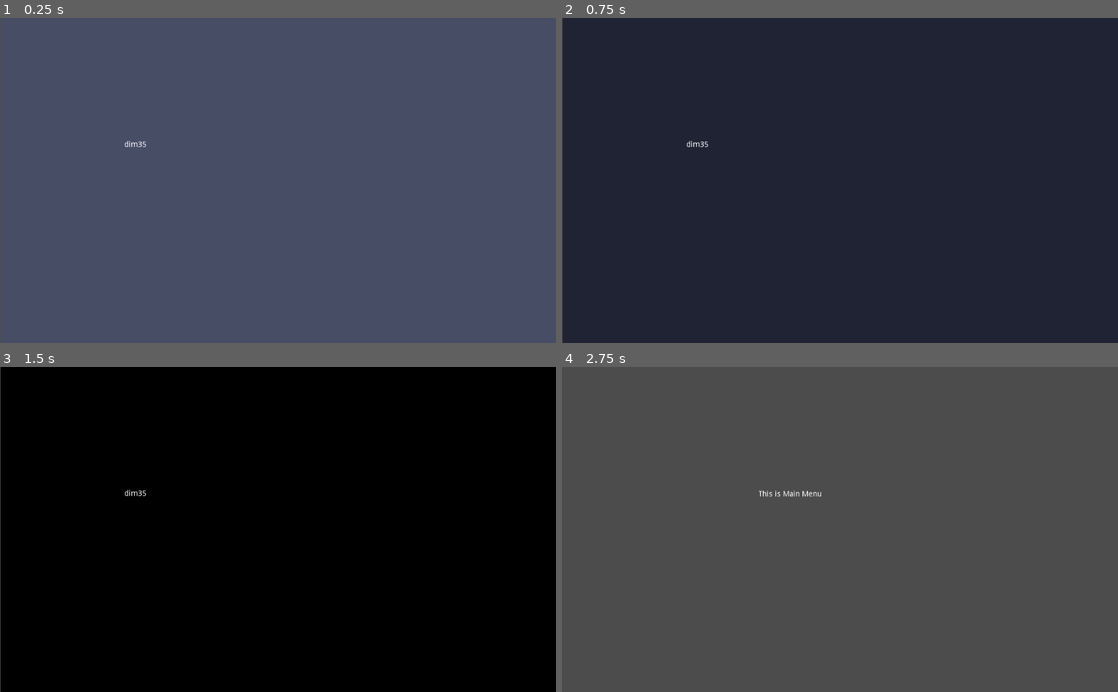
Above: before the commit, frames 1-4 (two rows, left to right).
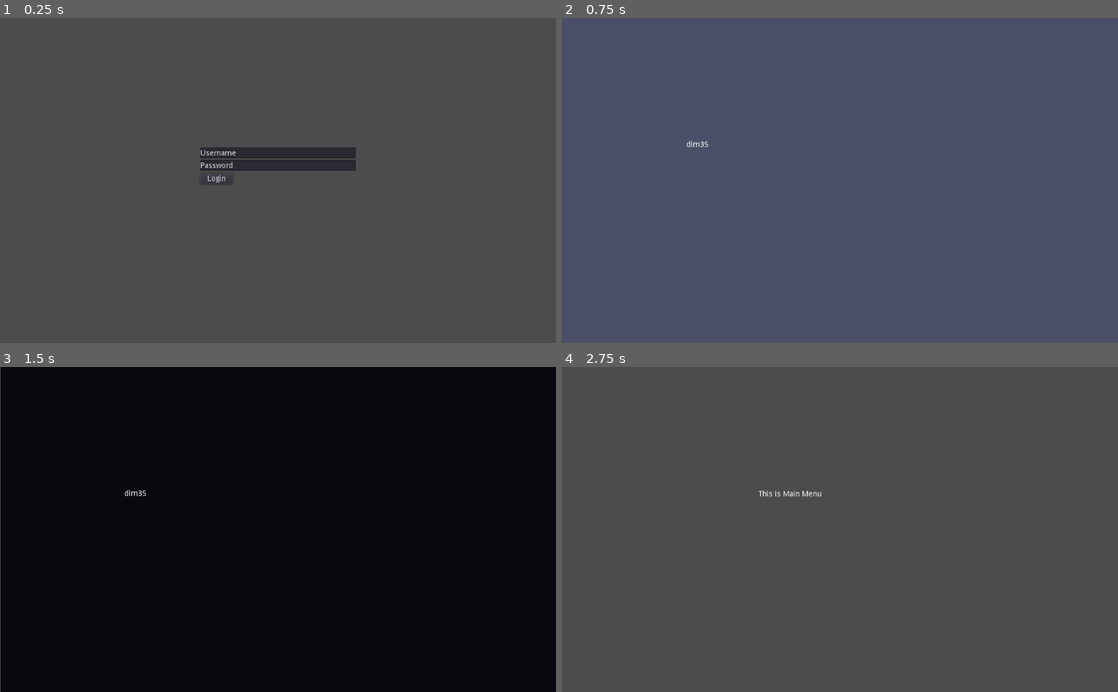
Above: after the commit, the same moments.

Repository: dim35/CEN3031-Project
Game: Godot game, scene res://screens/login_screen/login_screen.tscn
Same seed, same stepped clock (60 frames per second), same inputs: the game is played once before the commit and once after it. Before the commit the project starts from res://main.tscn.
Inputs (mouse positions are in pixels of both pictures, inside the frame that each line leads up to):
- Up to frame 1 (0.25 s): no input
- Up to frame 2 (0.75 s): click (778, 180) at 0.5 s, where only the run after the commit has a clickable "Login"
- Up to frame 3 (1.5 s): no input
- Up to frame 4 (2.75 s): tap Space (ui_select) at 1.52, 2.27 s; tap Enter at 2 s

The runs differ from the first frame. In frame 1, 100% of the frame differs, in the area x 0-100%, y 0-100%; in frame 2, 100%; in frame 3, less than 0.1%; in frame 4, nothing differs.

Commit message:
Modify screen states to load login first

Diff:
--- a/project.godot
+++ b/project.godot
@@ -11,7 +11,7 @@
 [application]
 
 config/name="dim35"
-run/main_scene="res://main.tscn"
+run/main_scene="res://screens/login_screen/login_screen.tscn"
 config/icon="res://icon.png"
 
 [display]
--- a/main.tscn
+++ b/screens/login_screen/load.tscn
@@ -1,6 +1,6 @@
 [gd_scene load_steps=3 format=2]
 
-[ext_resource path="res://main.gd" type="Script" id=1]
+[ext_resource path="res://screens/login_screen/load.gd" type="Script" id=1]
 [ext_resource path="res://screens/splash_screen/splash_screen.tscn" type="PackedScene" id=2]
 
 [node name="main" type="Control"]
--- a/screens/menu/CenterContainer.gd
+++ b/screens/login_screen/login_screen.gd
@@ -1,29 +1,19 @@
 extends Control
 
 export (PackedScene) var next_scene
-var next_scene_instance = null
 
 onready var username_field = get_node("TextEdit")
 onready var password_field = get_node("TextEdit2")
+
 func _ready():
 	print ("loaded login!")
 
 # This has been connected from Button
-func _on_Button_pressed():
+func _on_Button_button_up():
 	print("Button Pressed!")
 	print(username_field.get_line(0))
 	print(password_field.get_line(0))
 
 	# do authentication here
 
-	# Splash Screen ...
-	splash_screen()
-
-func splash_screen():
-	print("Loading splash screen...")
-
-	# Create instance
-	next_scene_instance = next_scene.instance()
-	get_parent().add_child(next_scene.instance())
-	next_scene_instance.is_loading = false
-	queue_free()
+	get_tree().change_scene_to(next_scene)
--- a/screens/menu/CenterContainer.tscn
+++ b/screens/login_screen/login_screen.tscn
@@ -1,9 +1,9 @@
 [gd_scene load_steps=3 format=2]
 
-[ext_resource path="res://screens/menu/CenterContainer.gd" type="Script" id=1]
-[ext_resource path="res://screens/splash_screen/splash_screen.tscn" type="PackedScene" id=2]
+[ext_resource path="res://screens/login_screen/login_screen.gd" type="Script" id=1]
+[ext_resource path="res://screens/login_screen/load.tscn" type="PackedScene" id=2]
 
-[node name="Control" type="Control" index="0"]
+[node name="Control" type="Control"]
 
 anchor_left = 0.5
 anchor_top = 0.5
@@ -116,4 +116,6 @@
 align = 1
 _sections_unfolded = [ "Rect" ]
 
+[connection signal="button_up" from="Button" to="." method="_on_Button_button_up"]
+
 [connection signal="pressed" from="Button" to="." method="_on_Button_pressed"]
Renamed: main.gd -> screens/login_screen/load.gd
